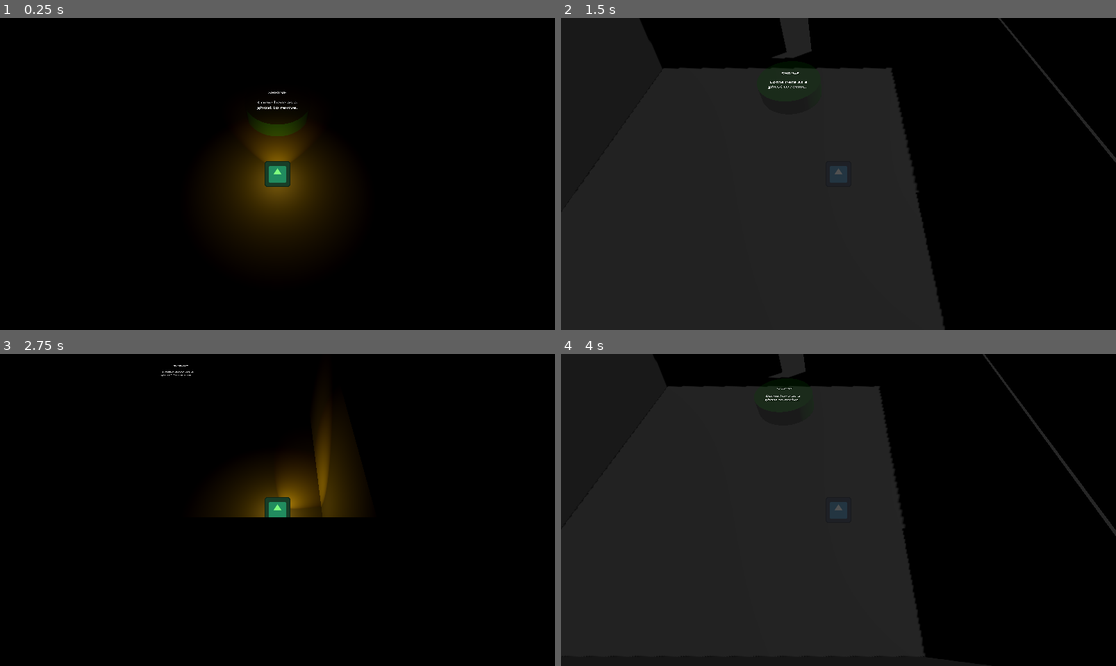
Above: before the commit, frames 1-4 (two rows, left to right).
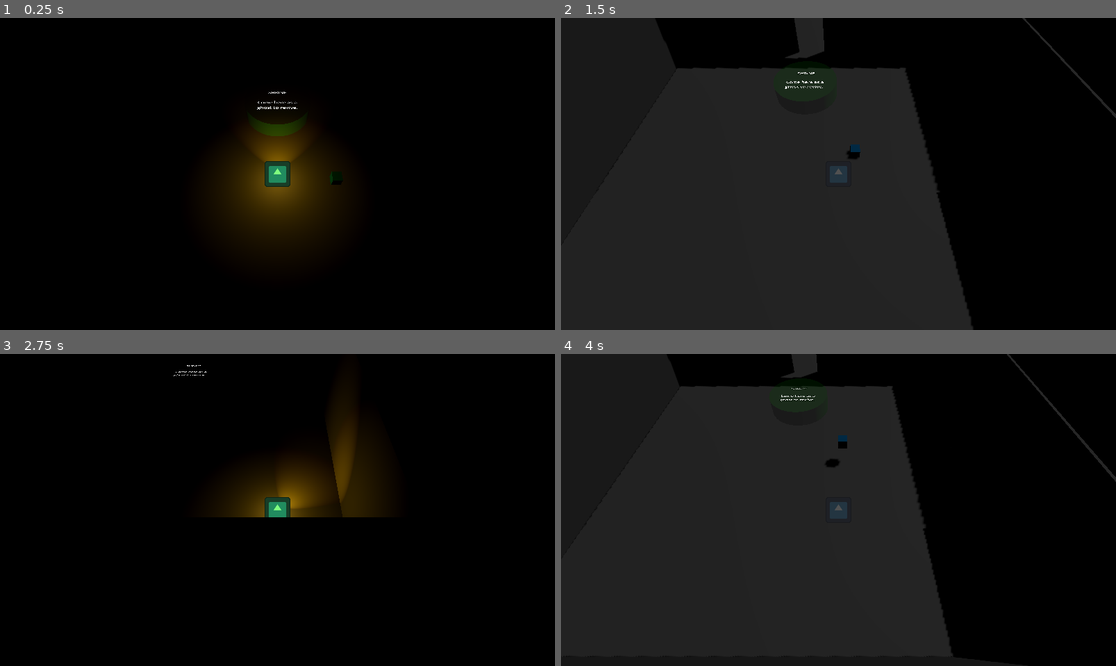
Above: after the commit, the same moments.

Repository: Rusty-Rat-Studios/dead-living-and-dying
Game: Godot game, scene res://game.tscn
The game is run twice, just before and just after one commit, with the same random seed, the same clock (stepped at 60 frames per second) and the same inputs. The engine's default icon, where the game draws it, is replaced by a stand-in: a white triangle on a blue panel in a dark square.
Inputs (mouse positions are in pixels of both pictures, inside the frame that each line leads up to):
- Up to frame 1 (0.25 s): no input
- Up to frame 2 (1.5 s): tap Enter at 0.5 s; move the mouse to (960, 158) at 0.52 s; hold Right (ui_right) 0.53-1.28 s; tap Tab at 0.6, 1.35 s; move the mouse to (727, 189) at 1.27 s; hold Down (ui_down) from 1.28 s (still down)
- Up to frame 3 (2.75 s): move the mouse to (333, 441) at 2.02 s; release Down (ui_down) at 2.03 s; hold Right (ui_right) from 2.03 s (still down); tap Tab at 2.1 s
- Up to frame 4 (4 s): move the mouse to (810, 572) at 2.77 s; release Right (ui_right) at 2.78 s; hold Up (ui_up) 2.78-3.53 s; tap Tab at 2.85, 3.6 s; move the mouse to (1005, 556) at 3.52 s; hold Left (ui_left) from 3.53 s (still down)

The runs differ from the first frame. In frame 1, less than 0.1% of the frame differs, in the area x 59-61%, y 49-54%; in frame 2, 4.7%, in the area x 2-100%, y 0-100%; in frame 3, 1.9%; in frame 4, 4.4%.

Commit message:
Add possess/depossess logic and demo instance

Diff:
--- a/autoloads/signal_bus.gd
+++ b/autoloads/signal_bus.gd
@@ -14,8 +14,3 @@
 signal player_exited_room(room: Node3D)
 
 signal player_entered_shrine
-
-# for communicating between ghosts and possessables
-# used to enable/disable unnecessary collision checks according to possession status
-signal item_possessed(item: RigidBody3D)
-signal item_depossessed(item: RigidBody3D)
--- a/game.gd
+++ b/game.gd
@@ -18,6 +18,15 @@
 	# pass reference of the player to the states
 	state_machine.init($Player)
 	SignalBus.player_state_changed.connect(_on_player_state_changed)
+
+	#########
+	# DEBUG #
+	#########
+	await get_tree().create_timer(3).timeout
+	$World/RoomBottom/Possessable.possess()
+	await get_tree().create_timer(6).timeout
+	$World/RoomBottom/Possessable.depossess()
+
 
 
 func _unhandled_input(event: InputEvent) -> void:
--- a/game.tscn
+++ b/game.tscn
@@ -107,6 +107,9 @@
 ghost to revive."
 font_size = 64
 
+[node name="Possessable" parent="World/RoomBottom" instance=ExtResource("13_66ase")]
+transform = Transform3D(1, 0, 0, 0, 1, 0, 0, 0, 1, 3, 0.25, 0)
+
 [node name="RoomCenter" type="Node3D" parent="World"]
 transform = Transform3D(1, 0, 0, 0, 1, 0, 0, 0, 1, 0, 0, -20)
 script = ExtResource("10_uwref")
--- a/possessable/possessable.gd
+++ b/possessable/possessable.gd
@@ -16,19 +16,46 @@
 	to possess it the "late" ghosts can still detect it and perform the "is_possessed" check.
 """
 
+# impulse strength used to throw the object
+const THROW_FORCE: float = 10.0
+# height object is lifted to when possessed
+const FLOAT_HEIGHT: float = 2
+# height object rises/falls to while possessed
+const FLOAT_RANGE: float = 0.2
+# speed at which the object oscillates
+const FLOAT_SPEED: float = 2
+# time over which the object initially lifts
+const FLOAT_FORCE: float = 8
+# for timing float effect oscillation
+@onready var float_time_offset: float = 0.0
+
 # flag for ensuring object is "free" for possession
 @onready var is_possessed: bool = false
 # flag for checking if player is in attack range
 @onready var player_in_range: bool = false
+
 
 func _ready() -> void:
 	# detect when player is in range
 	$AttackRange.body_entered.connect(_on_player_entered_range)
 	$AttackRange.body_exited.connect(_on_player_exited_range)
 
-	# set is_possessed and update collision areas
-	SignalBus.item_possessed.connect(_on_possession)
-	SignalBus.item_depossessed.connect(_on_depossession)
+
+func _physics_process(delta: float) -> void:
+	if is_possessed:
+		float_time_offset += delta * FLOAT_SPEED
+
+		var target_height: float = FLOAT_HEIGHT + FLOAT_RANGE * sin(float_time_offset)
+		var current_height: float = global_transform.origin.y
+		var height_diff: float = target_height - current_height
+
+		# ensure no "downward" velocity applies; let gravity do it
+		if height_diff > 0:
+			linear_velocity.y = lerp(linear_velocity.y, height_diff * FLOAT_FORCE, delta)
+
+
+func attack(target: Node3D) -> void:
+	pass
 
 
 func _on_player_entered_range(body: Node3D) -> void:
@@ -43,11 +70,19 @@
 		player_in_range = false
 		print("player out of range of possessed item ", name)
 
-func _on_possession(_item: RigidBody3D) -> void:
-	$AttackRange.collision_mask = CollisionBit.PHYSICAL
+
+func possess() -> void:
 	print(name, " possessed")
+	$AttackRange.collision_mask = CollisionBit.PLAYER
+	is_possessed = true
+	# check if player in range
+	if $AttackRange.overlaps_body(PlayerHandler.get_player()):
+		player_in_range = true
+		print("player in range of possessed item ", name)
 
 
-func _on_depossession(_item: RigidBody3D) -> void:
+func depossess() -> void:
+	print(name, " depossessed")
 	$AttackRange.collision_mask = 0
-	print(name, " depossessed")
+	is_possessed = false
+	player_in_range = false
